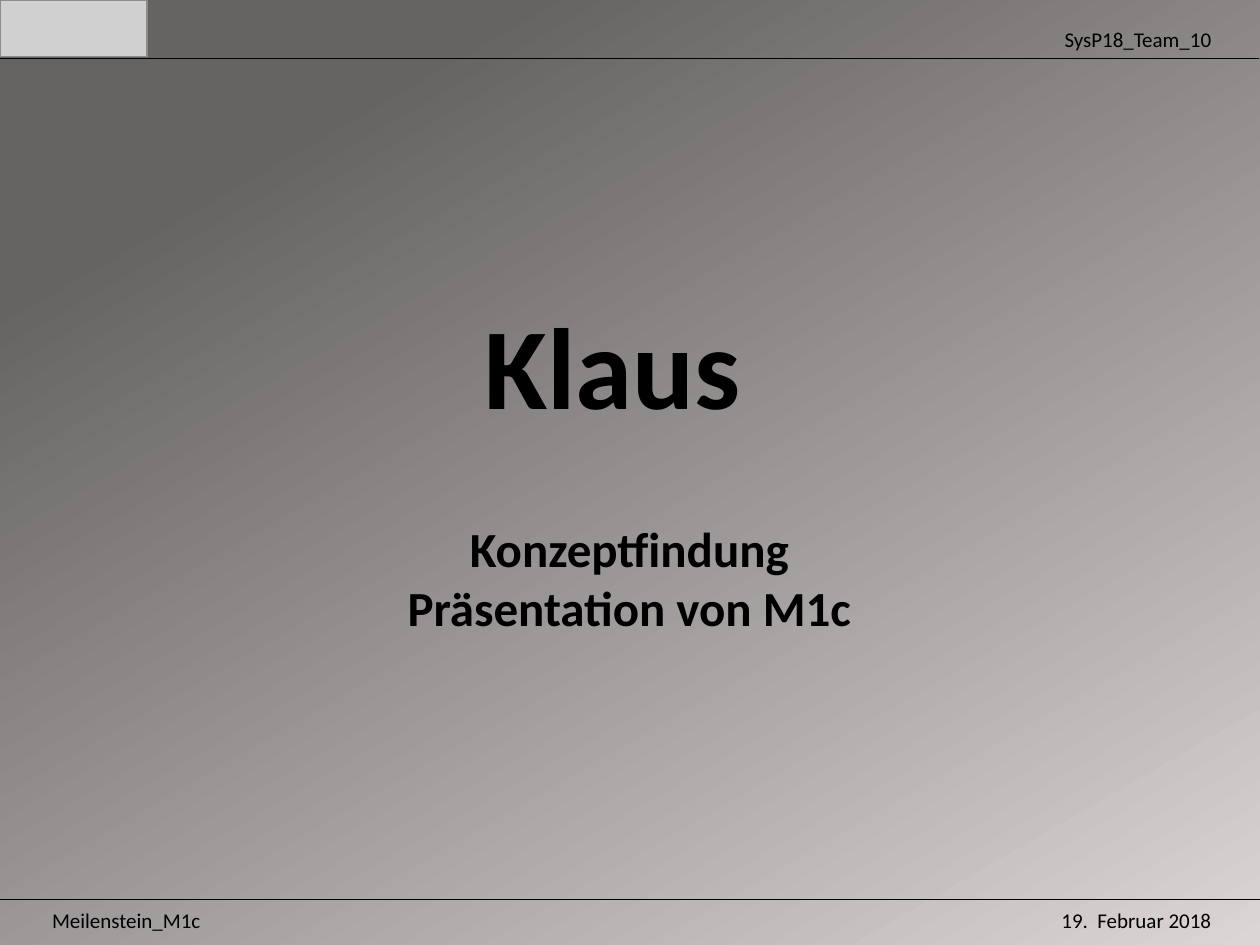
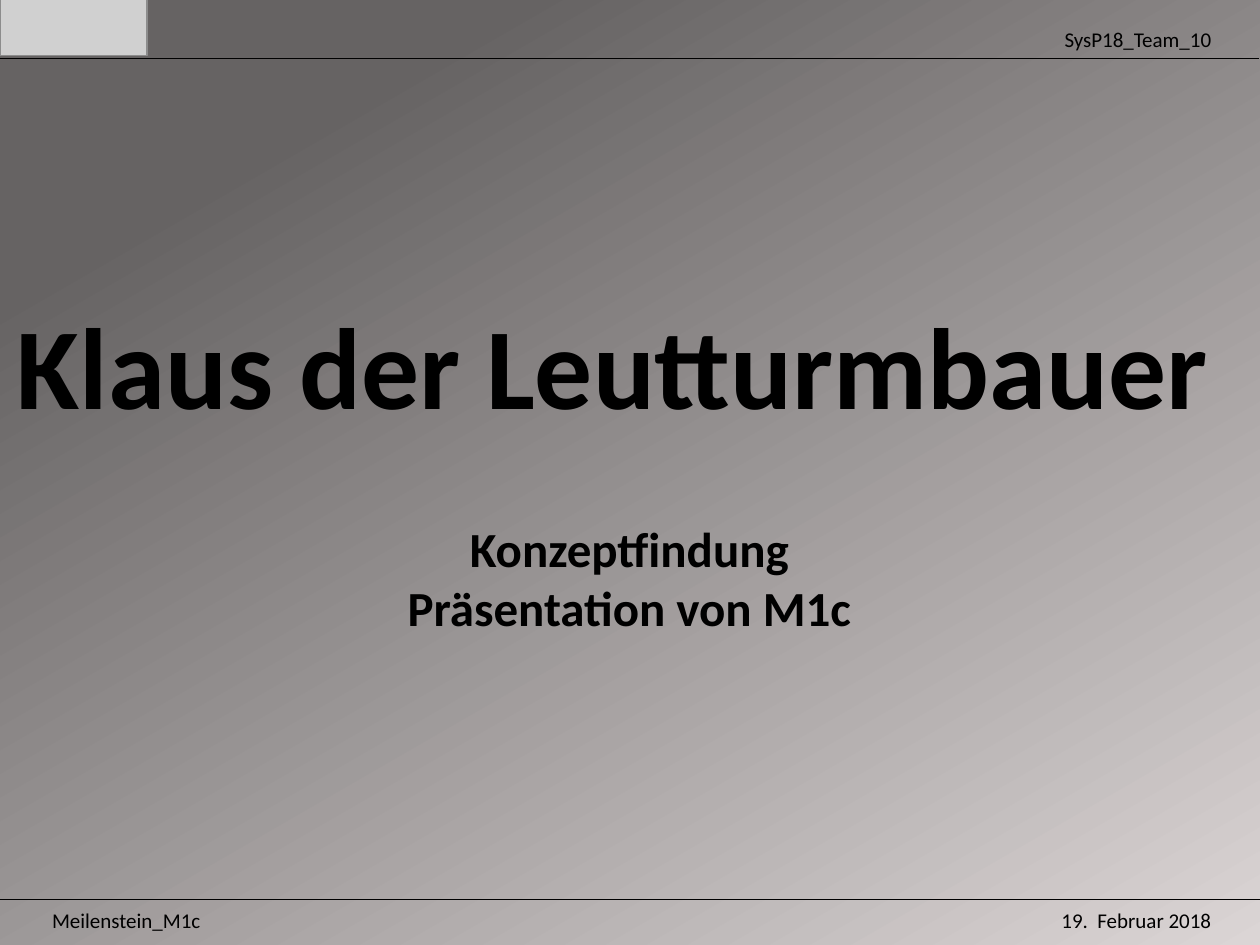
Before and after one commit to Unaqwyn/SysP18_1cv, a slide deck: slide 1 of 01_Organisation/02_Meilensteine/m1c/Praesentation_m1c.pptx. Drawn at 1260x945 pixels with LibreOffice and Linux fonts; fonts in the diff are those of the drawing; grey boxes stand for pictures. Boxes give left, top, right and bottom in pixels: in the first picture for what was removed or moved away, otherwise in the second. Text is boxed around its words. In the diff, an @@ line names an element or a change of style, - is before the commit and + after.

```diff
--- a/01_Organisation/02_Meilensteine/m1c/Praesentation_m1c.pptx
+++ b/01_Organisation/02_Meilensteine/m1c/Praesentation_m1c.pptx
@@ title at <box>17,328,1207,410</box>: text changed @@
-Klaus
+Klaus der Leutturmbauer
```
Also in this commit, not shown: 1 other file.
